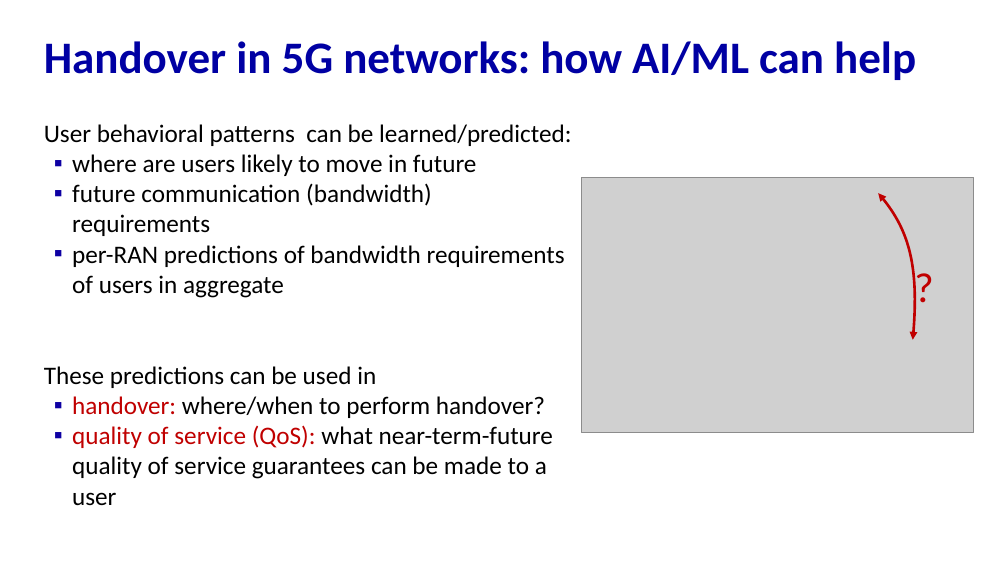
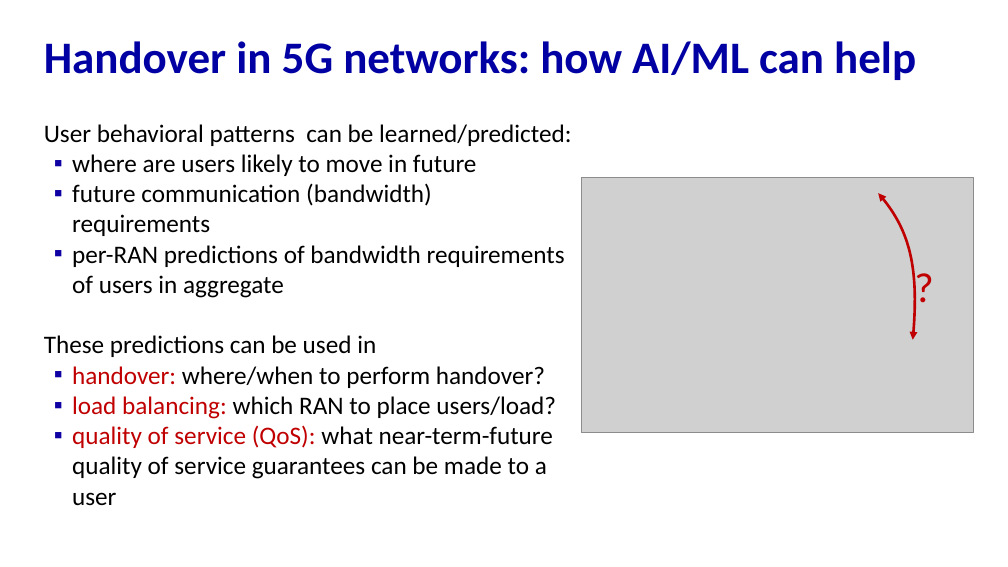
Before and after one commit to REU-AI-EDGE-OSU/REU-AI-EDGE-OSU.github.io, a slide deck: slide 25 of resources/Week3a.pptx (slide 23 before the commit). Drawn at 1008x567 pixels with LibreOffice and Linux fonts; fonts in the diff are those of the drawing; grey boxes stand for pictures. Boxes give left, top, right and bottom in pixels: in the first picture for what was removed or moved away, otherwise in the second. Text is boxed around its words. In the diff, an @@ line names an element or a change of style, - is before the commit and + after.

```diff
--- a/resources/Week3a.pptx
+++ b/resources/Week3a.pptx
@@ text at (72,396,556,419): paragraph added @@
+▪ load balancing: which RAN to place users/load?
```
Also in this commit, not shown: 3 slides added, 1 other file.
